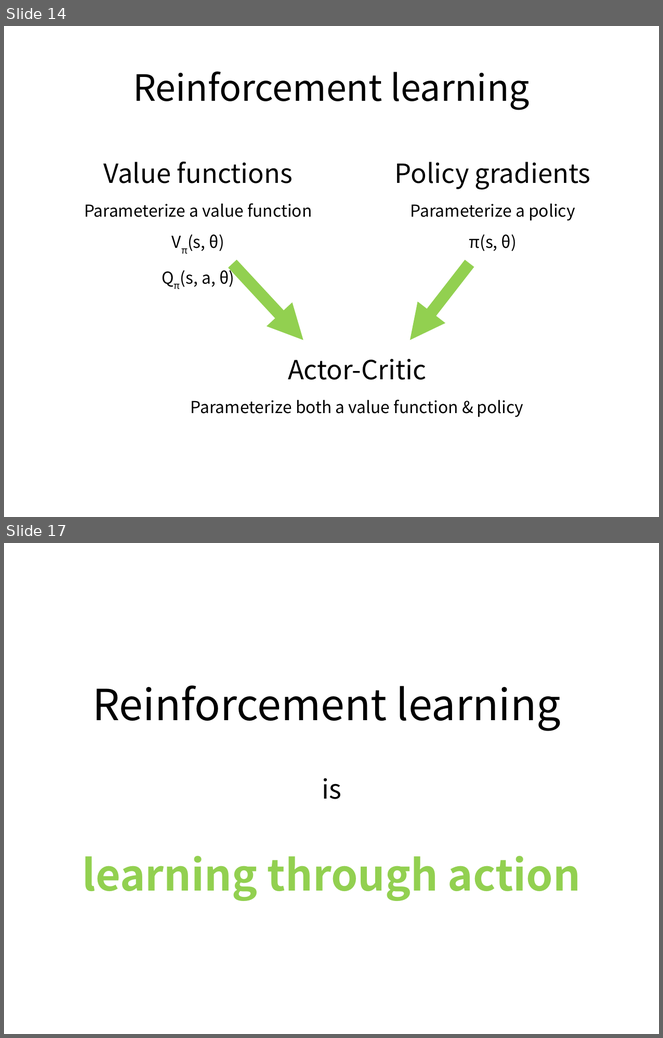
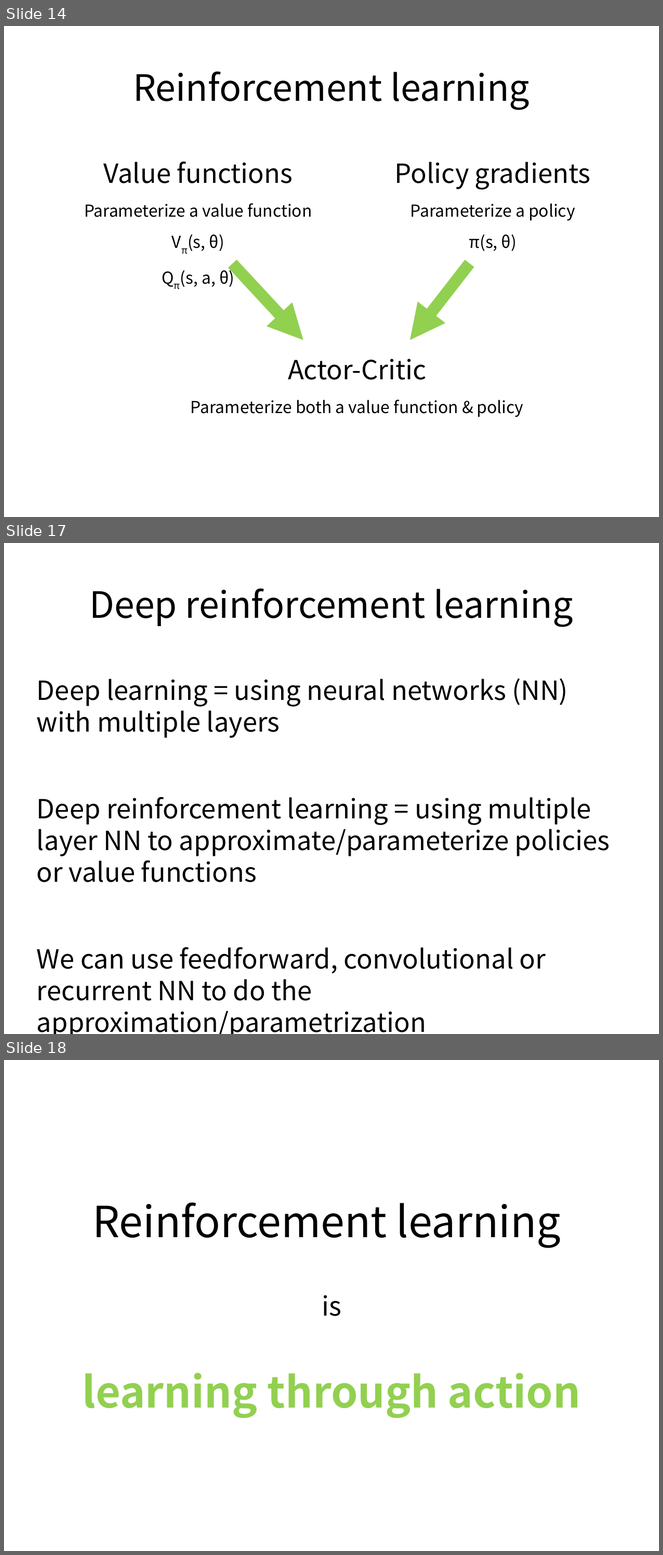
Before and after one commit to ADGEfficiency/dsr-rl, a slide deck: RL_course_v2_DRAFT.pptx. Shown one above the other, each under a label of ours: slides 14 and 17 before the commit, slides 14, 17 and 18 after it; the slides between them are not shown. The pictures are 663x1038 and 663x1555 pixels, drawn with LibreOffice and Linux fonts; fonts in the diff are those of the drawing. Boxes give left, top, right and bottom in pixels: in the first picture for what was removed or moved away, otherwise in the second. Text is boxed around its words. In the diff, an @@ line names an element or a change of style, - is before the commit and + after.

Commit message:
added Li (2017).  value function methods 90% complete in V2_DRAFT

```diff
--- a/RL_course_v2_DRAFT.pptx
+++ b/RL_course_v2_DRAFT.pptx
@@ slide 17 added at [4, 543, 659, 1034], background #FFFFFF @@
@@ title added at [89, 588, 573, 627], 44 pt, text #000000 @@
+Deep reinforcement learning
@@ text added at [37, 678, 610, 1001], 32 pt, text #000000 @@
+Deep learning = using neural networks (NN) with multiple layers
+Deep reinforcement learning = using multiple layer NN to approximate/parameterize policies or value functions
+We can use feedforward, convolutional or recurrent NN to do the approximation/parametrization
@@ what was slide 17 is now slide 18 @@
```
Also in this commit, not shown: 12 slides changed, 59 other slides added, 1 slide removed, 2 other files.
